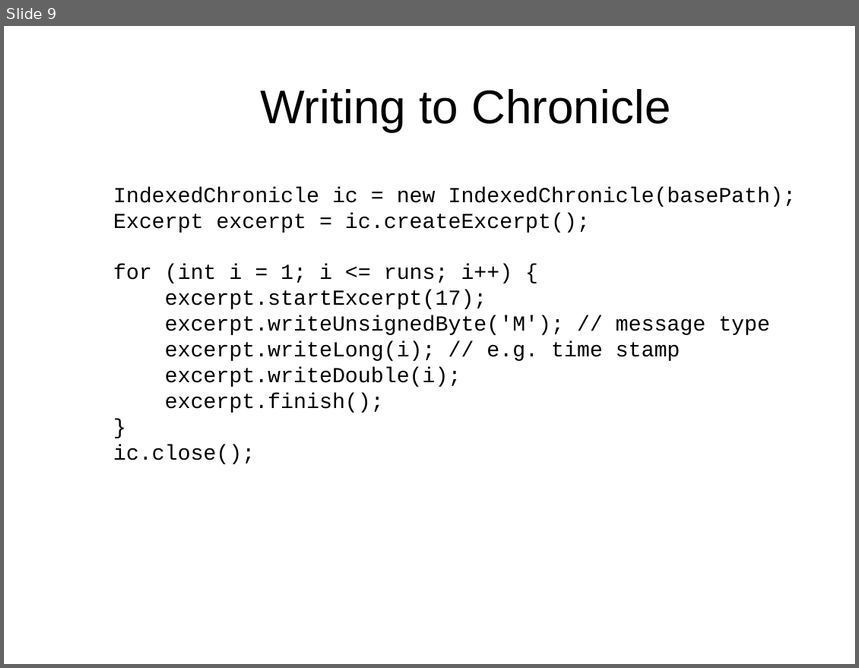
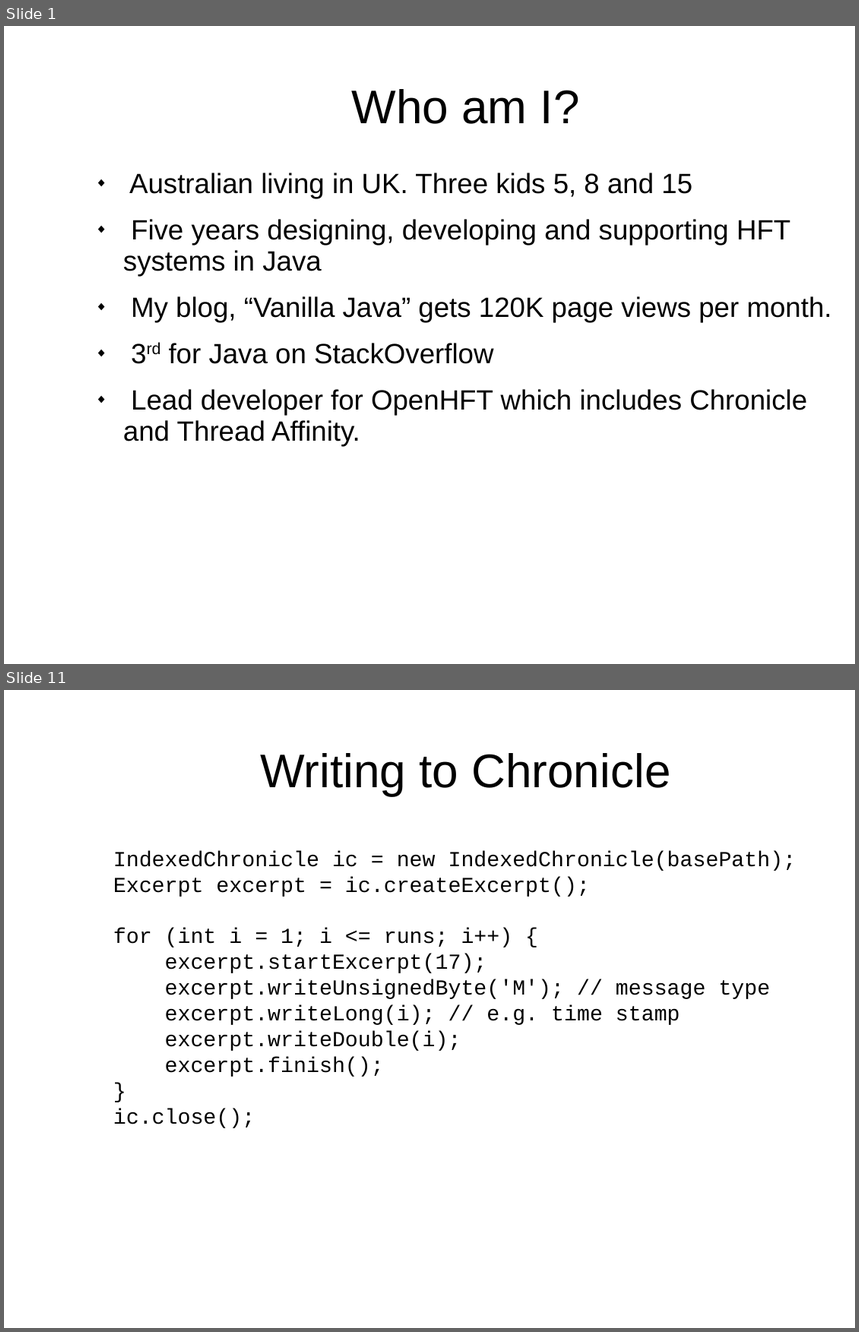
Before and after one commit to Vanilla-Java/Presentations, a slide deck: Introduction to Chronicle.ppt. Shown one above the other, each under a label of ours: slide 9 before the commit, slides 1 and 11 after it; the slides between them are not shown. The pictures are 859x668 and 859x1332 pixels, drawn with LibreOffice and Linux fonts; fonts in the diff are those of the drawing; background and template pictures are left out. Boxes give left, top, right and bottom in pixels: in the first picture for what was removed or moved away, otherwise in the second. Text is boxed around its words. In the diff, an @@ line names an element or a change of style, - is before the commit and + after.

```diff
--- a/Introduction to Chronicle.ppt
+++ b/Introduction to Chronicle.ppt
@@ slide 1 added at <box>4,26,855,664</box>, background picture (left out) @@
@@ title added at <box>352,89,580,124</box>, 44 pt, text #000000 @@
+Who am I?
@@ text added at <box>123,173,832,446</box>, 26 pt, text #000000 @@
+◆ Australian living in UK. Three kids 5, 8 and 15
+◆ Five years designing, developing and supporting HFT systems in Java
+◆ My blog, “Vanilla Java” gets 120K page views per month.
+◆ 3rd for Java on StackOverflow
+◆ Lead developer for OpenHFT which includes Chronicle and Thread Affinity.
@@ what was slide 9 is now slide 11 @@
```
Also in this commit, not shown: 13 slides changed, 4 other slides added, 1 slide removed, 1 other file.
